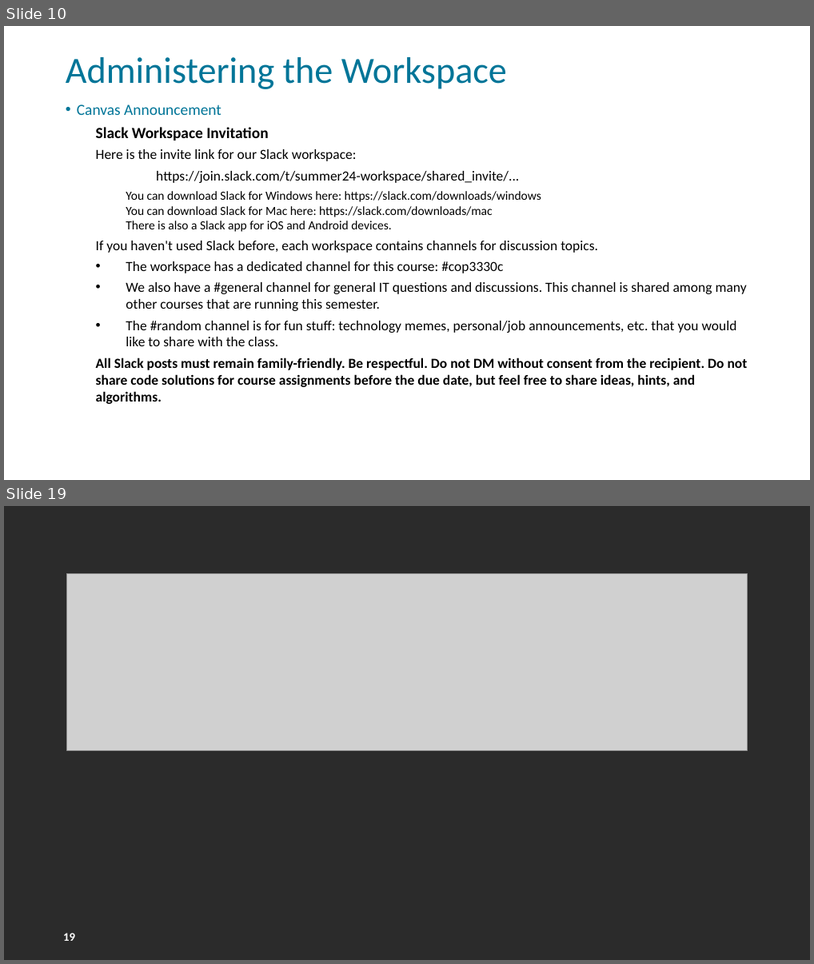
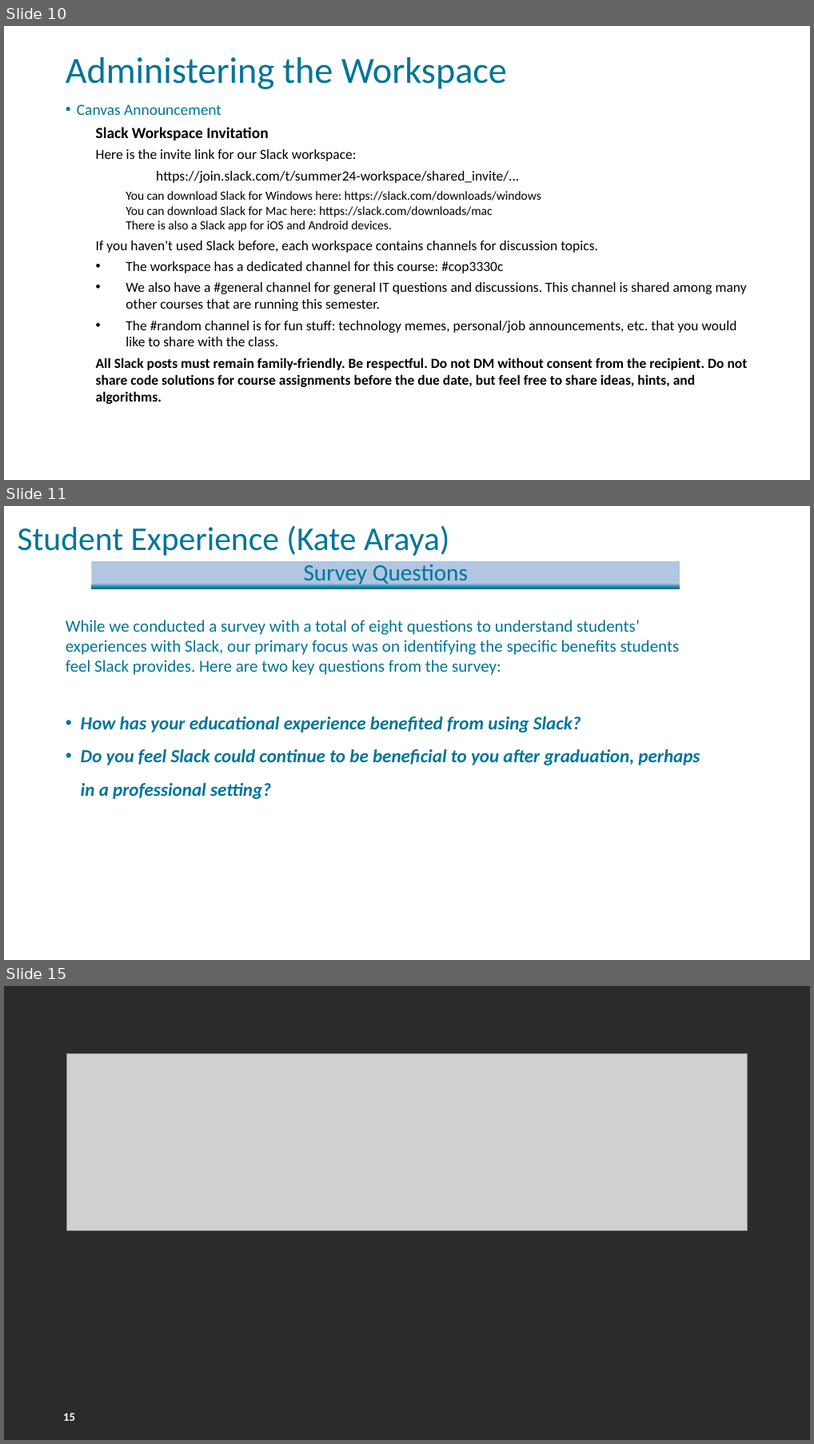
Before and after one commit to FSCJ-FacultyDev/HITEC2024, a slide deck: LeveragingSlackForStudentCollaboration.pptx. Shown one above the other, each under a label of ours: slides 10 and 19 before the commit, slides 10, 11 and 15 after it; the slides between them are not shown. The pictures are 814x964 and 814x1444 pixels, drawn with LibreOffice and Linux fonts; fonts in the diff are those of the drawing; grey boxes stand for pictures; background and template pictures are left out; a plain dark background stands for a picture behind light text. Boxes give left, top, right and bottom in pixels: in the first picture for what was removed or moved away, otherwise in the second. Text is boxed around its words. In the diff, an @@ line names an element or a change of style, - is before the commit and + after.

```diff
--- a/LeveragingSlackForStudentCollaboration.pptx
+++ b/LeveragingSlackForStudentCollaboration.pptx
@@ slide 11 added at bbox=[4, 506, 810, 960], background picture (left out); not listed: 1 template element that a slide beside it also shows @@
@@ title added at bbox=[18, 525, 450, 556], 39.6 pt, text #007598 @@
+Student Experience (Kate Araya)
@@ rectangle added at bbox=[92, 562, 680, 589], fill gradient #B0C6E1 to #007598, 27.9 pt, text #007598 @@
+Survey Questions
@@ text added at bbox=[66, 620, 700, 799], 20 pt, text #007598 @@
+While we conducted a survey with a total of eight questions to understand students’ experiences with Slack, our primary focus was on identifying the specific benefits students feel Slack provides. Here are two key questions from the survey:
+• How has your educational experience benefited from using Slack?
+• Do you feel Slack could continue to be beneficial to you after graduation, perhaps in a professional setting?
@@ what was slide 19 is now slide 15 @@
@@ page number at bbox=[63, 1412, 75, 1420]: text changed @@
-19
+15
```
Also in this commit, not shown: 1 slide changed, 2 other slides added, 7 slides removed.
